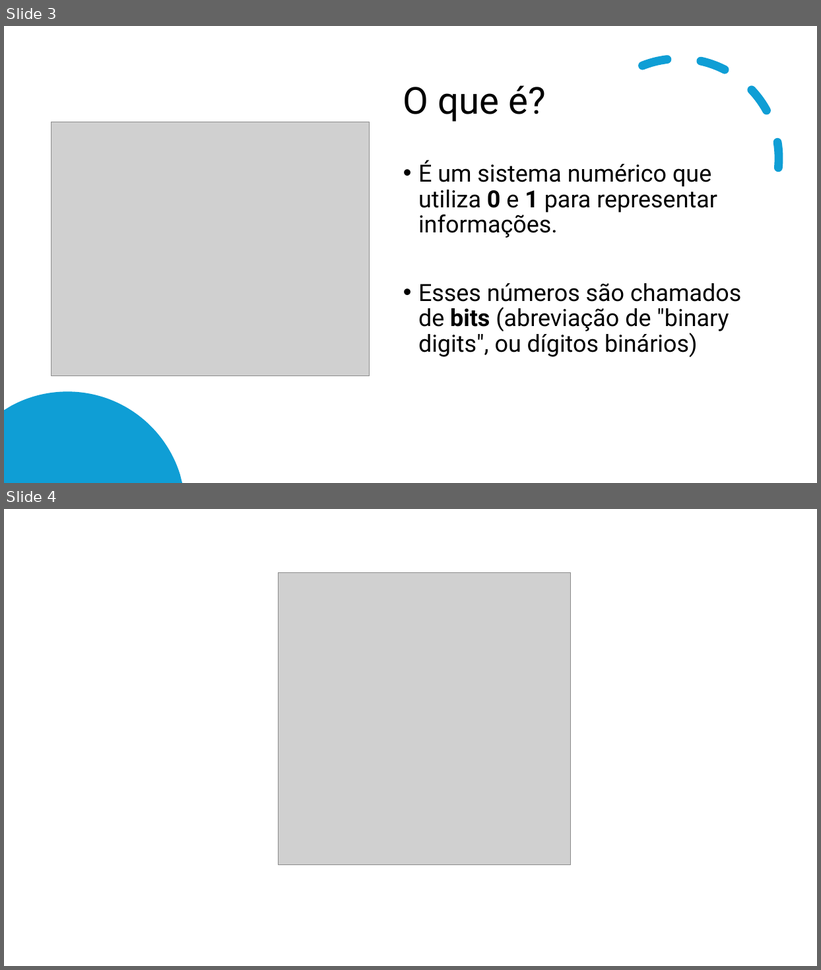
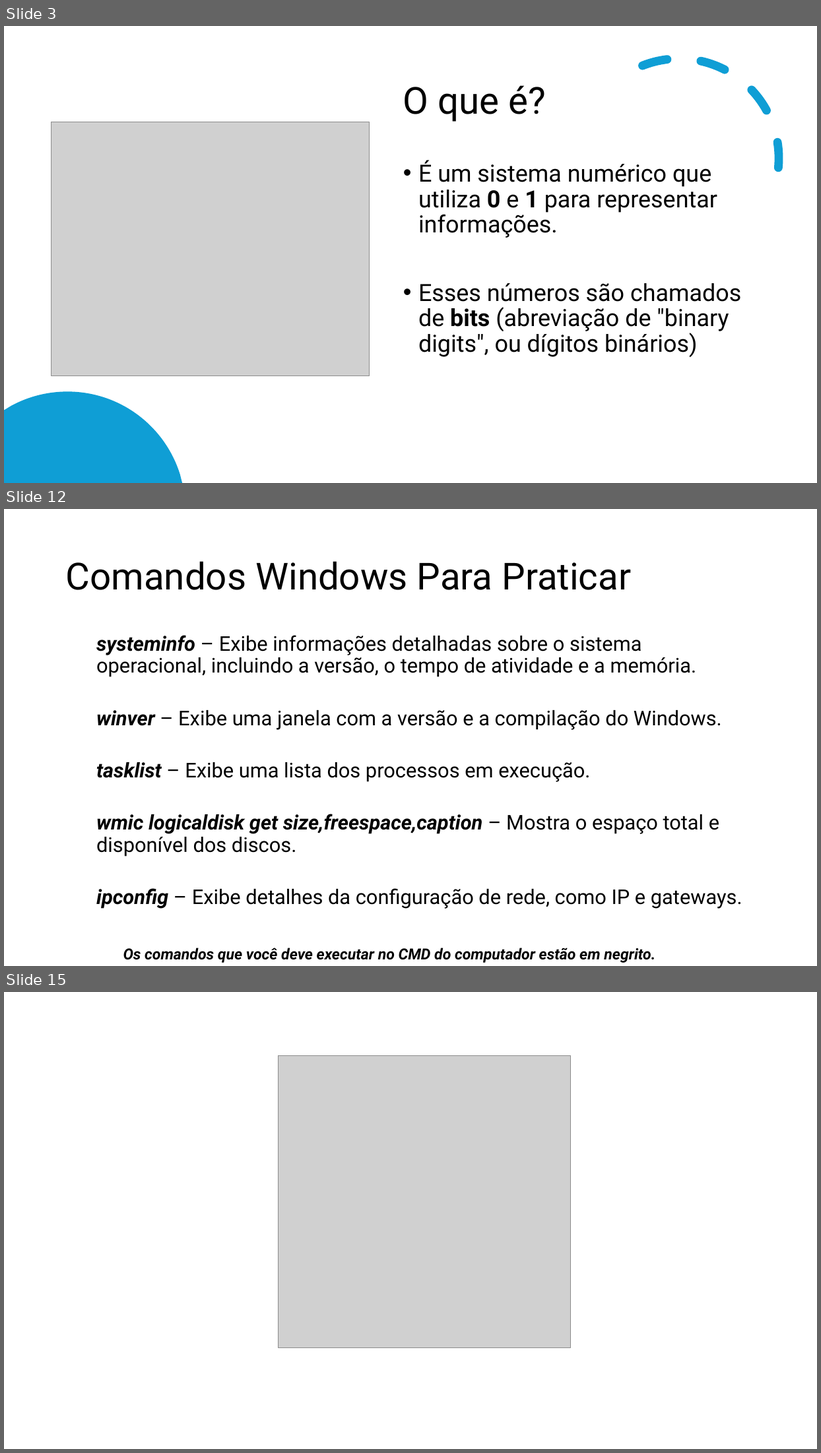
Before and after one commit to CleitonDsd/1-MOD-DS_2024, a slide deck: 1_Fundamentos/0_Conceitos_Tecnologia_Informacao/01_Binarios_Software_Hardware.pptx. Shown one above the other, each under a label of ours: slides 3 and 4 before the commit, slides 3, 12 and 15 after it; the slides between them are not shown. The pictures are 821x970 and 821x1453 pixels, drawn with LibreOffice and Linux fonts; fonts in the diff are those of the drawing; grey boxes stand for pictures. Boxes give left, top, right and bottom in pixels: in the first picture for what was removed or moved away, otherwise in the second. Text is boxed around its words. In the diff, an @@ line names an element or a change of style, - is before the commit and + after.

```diff
--- a/1_Fundamentos/0_Conceitos_Tecnologia_Informacao/01_Binarios_Software_Hardware.pptx
+++ b/1_Fundamentos/0_Conceitos_Tecnologia_Informacao/01_Binarios_Software_Hardware.pptx
@@ slide 12 added at box(4, 509, 817, 966), background #FFFFFF @@
@@ title added at box(66, 561, 631, 590), 44 pt, text #000000 @@
+Comandos Windows Para Praticar
@@ text added at box(96, 635, 743, 909), 24 pt, text #000000 @@
+  systeminfo – Exibe informações detalhadas sobre o sistema operacional, incluindo a versão, o tempo de atividade e a memória.
+  winver – Exibe uma janela com a versão e a compilação do Windows.
+  tasklist – Exibe uma lista dos processos em execução.
+  wmic logicaldisk get size,freespace,caption – Mostra o espaço total e disponível dos discos.
+  ipconfig – Exibe detalhes da configuração de rede, como IP e gateways.
@@ text added at box(123, 948, 655, 963), 18 pt, text #000000, bold, italic @@
+Os comandos que você deve executar no CMD do computador estão em negrito.
@@ what was slide 4 is now slide 15 @@
```
Also in this commit, not shown: 10 other slides added, 4 other files.
